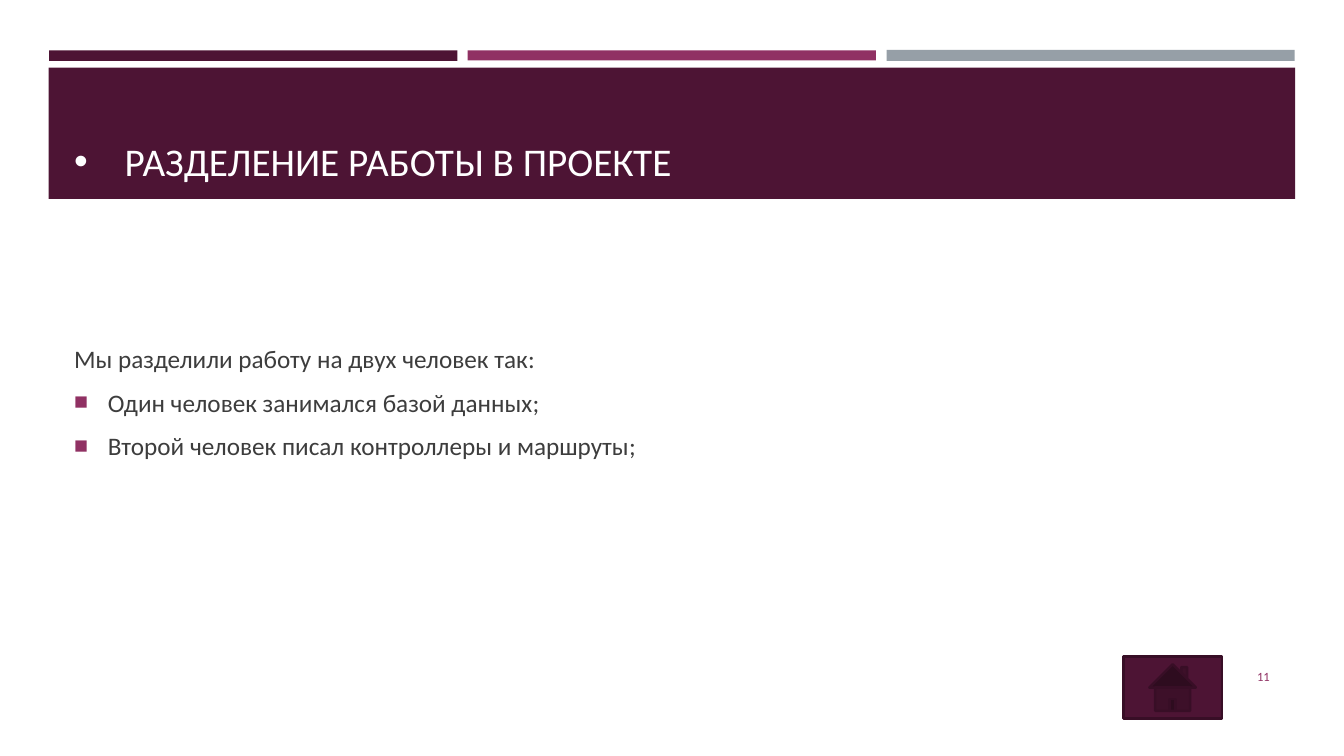
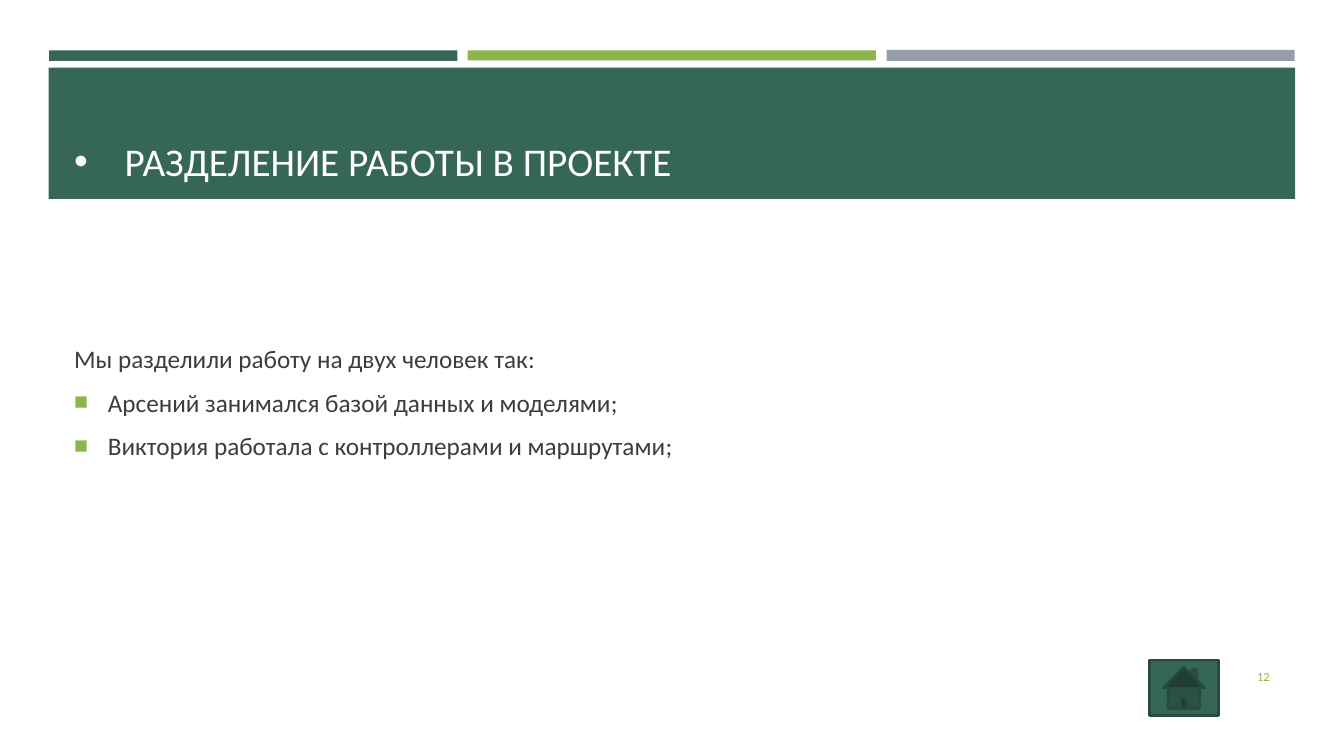
Before and after one commit to von1001/Hotels_NJS, a slide deck: slide 12 of Hotels.pptx (slide 11 before the commit). Drawn at 1344x756 pixels with LibreOffice and Linux fonts; fonts in the diff are those of the drawing. Boxes give left, top, right and bottom in pixels: in the first picture for what was removed or moved away, otherwise in the second. Text is boxed around its words. In the diff, an @@ line names an element or a change of style, - is before the commit and + after.

```diff
--- a/Hotels.pptx
+++ b/Hotels.pptx
@@ rectangle at (x1=49, y1=50, x2=458, y2=60): fill #4D1434 to #366658 @@
@@ rectangle at (x1=468, y1=50, x2=876, y2=60): fill #903163 to #8CB64A @@
@@ rectangle at (x1=48, y1=68, x2=1296, y2=199): fill #4D1434 to #366658 @@
@@ text at (x1=108, y1=395, x2=673, y2=459): text changed @@
-■ Один человек занимался базой данных;
-■ Второй человек писал контроллеры и маршруты;
+■ Арсений занимался базой данных и моделями;
+■ Виктория работала с контроллерами и маршрутами;
@@ action button home resized from (x1=1123, y1=656, x2=1222, y2=719) to (x1=1149, y1=660, x2=1218, y2=716) @@
@@ action button home at (x1=1149, y1=660, x2=1218, y2=716): fill #4D1434 to #366658; outline #390F26 1.75 pt to #284B41 1.75 pt @@
@@ page number at (x1=1257, y1=673, x2=1270, y2=681): text changed; text colour #903163 to #8CB64A @@
-11
+12
```
Also in this commit, not shown: 10 other slides changed, 1 slide added, 15 other files.
